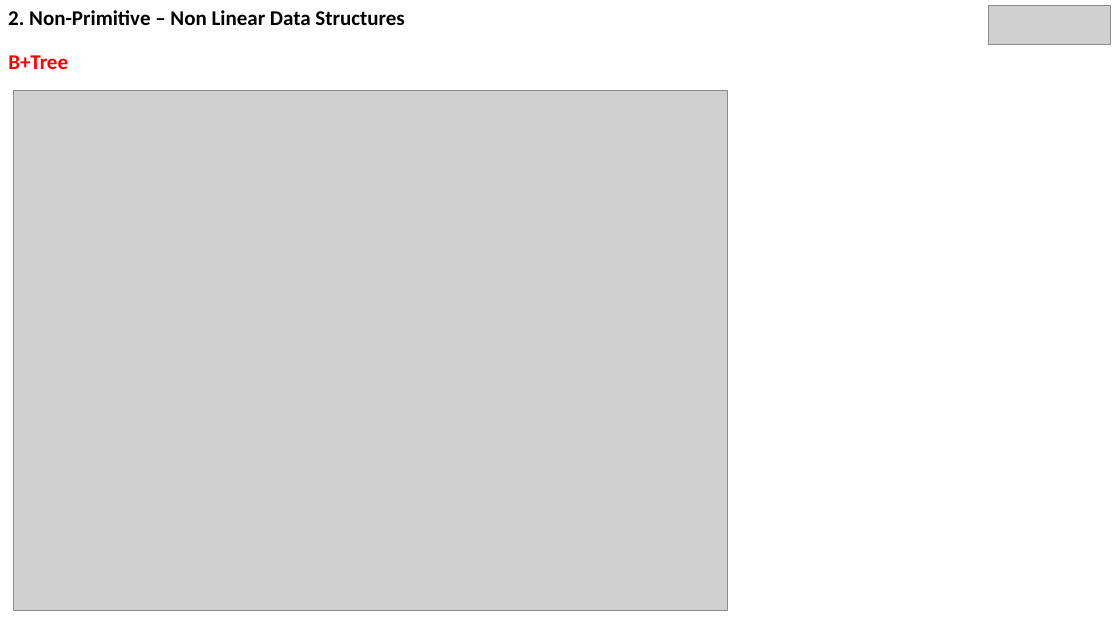
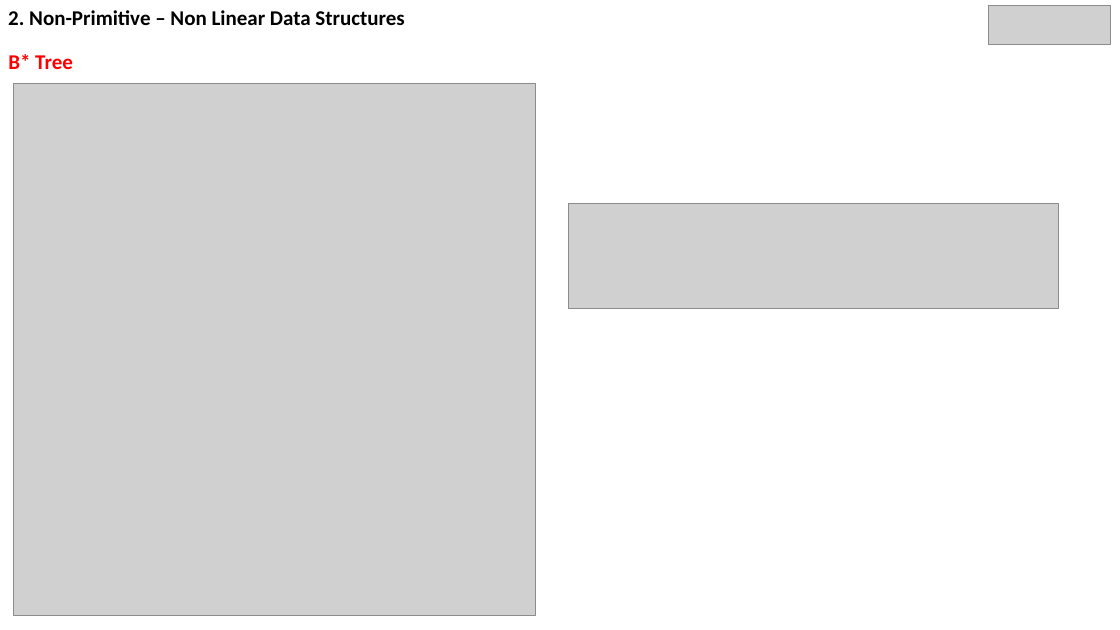
Before and after one commit to SMattaparthi-rgare/Non-Linear-Data-Structures-PPT, a slide deck: slide 30 of DataStructures3.pptx (slide 26 before the commit). Drawn at 1120x630 pixels with LibreOffice and Linux fonts; fonts in the diff are those of the drawing; grey boxes stand for pictures. Boxes give left, top, right and bottom in pixels: in the first picture for what was removed or moved away, otherwise in the second. Text is boxed around its words. In the diff, an @@ line names an element or a change of style, - is before the commit and + after.

```diff
--- a/DataStructures3.pptx
+++ b/DataStructures3.pptx
@@ text at (8, 54, 73, 69): text changed @@
-B+Tree
+B* Tree
@@ picture: place and size @@
-picture at (13, 90, 728, 611)
+picture at (13, 83, 535, 615)
@@ picture added at (569, 204, 1059, 309) @@
```
Also in this commit, not shown: 37 other slides changed, 7 slides added, 25 slides removed.
